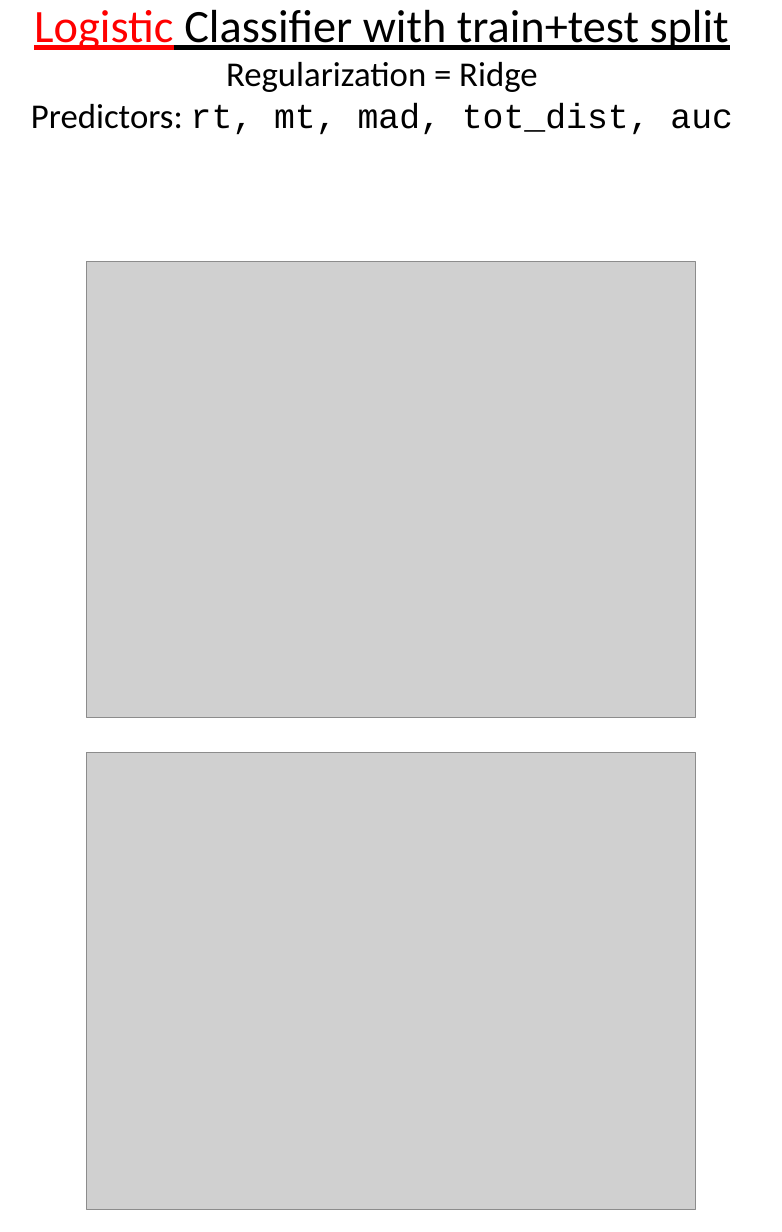
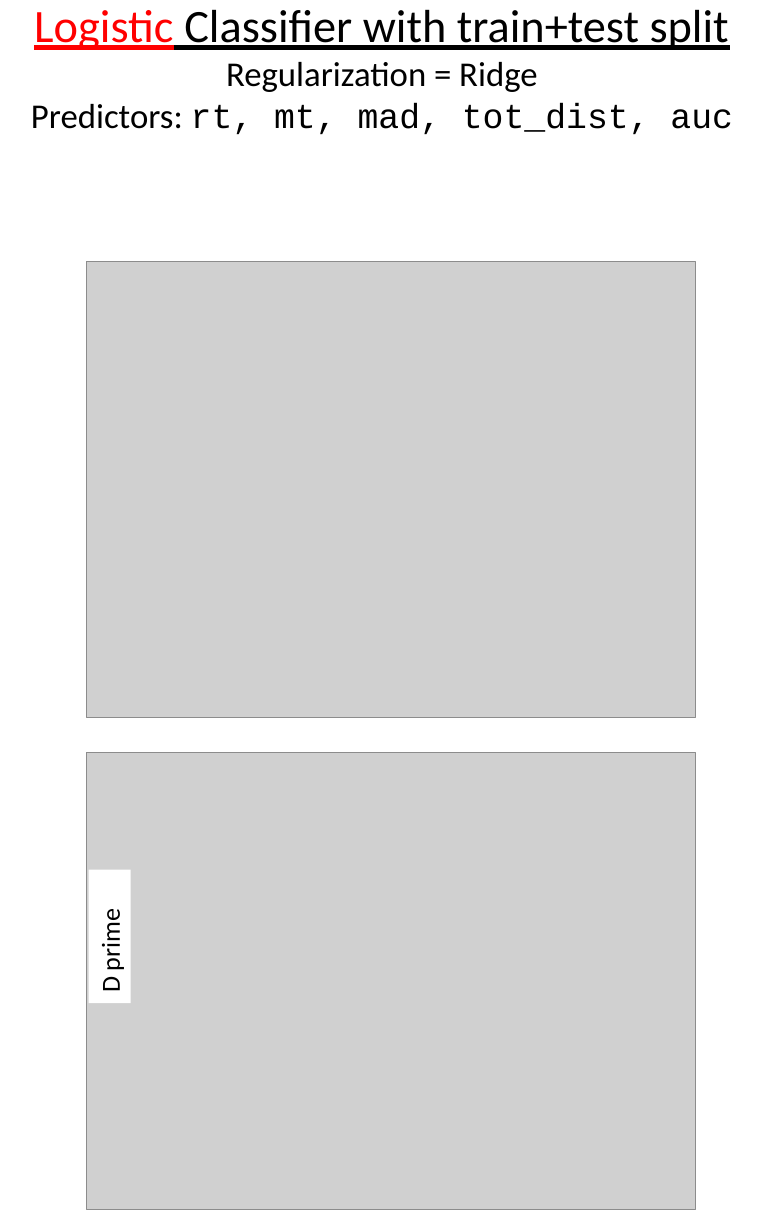
Before and after one commit to khenheller/subliminal_priming_w_motion_capture, a slide deck: slide 24 of analysis/figures/2022_10_25_decoding_d_prime.pptx. Drawn at 782x1232 pixels with LibreOffice and Linux fonts; fonts in the diff are those of the drawing; grey boxes stand for pictures. Boxes give left, top, right and bottom in pixels: in the first picture for what was removed or moved away, otherwise in the second. Text is boxed around its words. In the diff, an @@ line names an element or a change of style, - is before the commit and + after.

```diff
--- a/analysis/figures/2022_10_25_decoding_d_prime.pptx
+++ b/analysis/figures/2022_10_25_decoding_d_prime.pptx
@@ rectangle added at [89, 869, 130, 1002], fill #FFFFFF, 18 pt, text #000000 @@
+D prime
```
Also in this commit, not shown: 3 other files.
